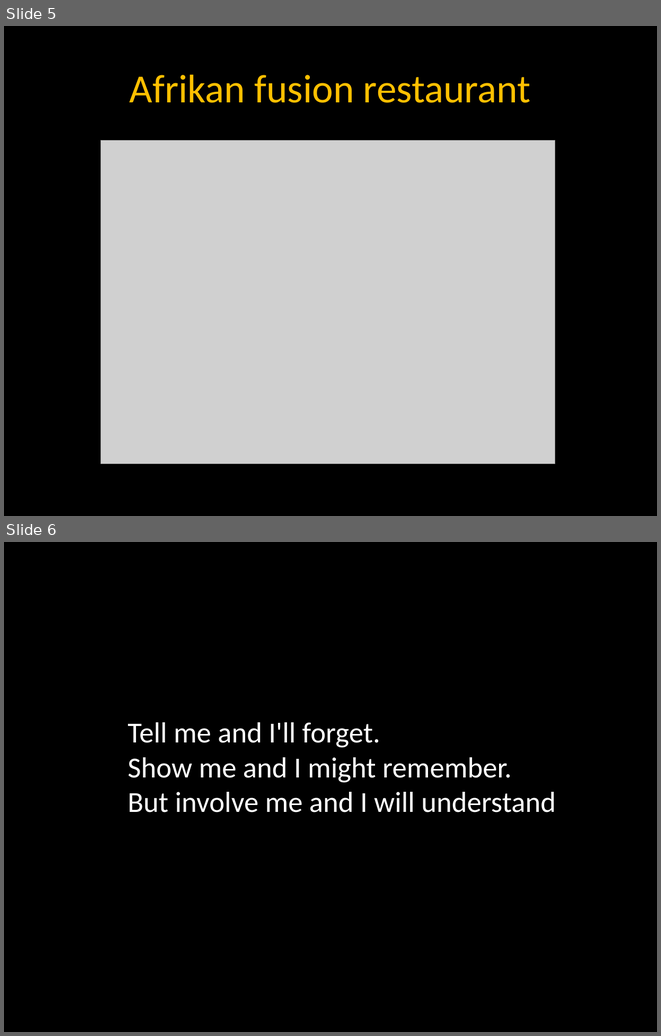
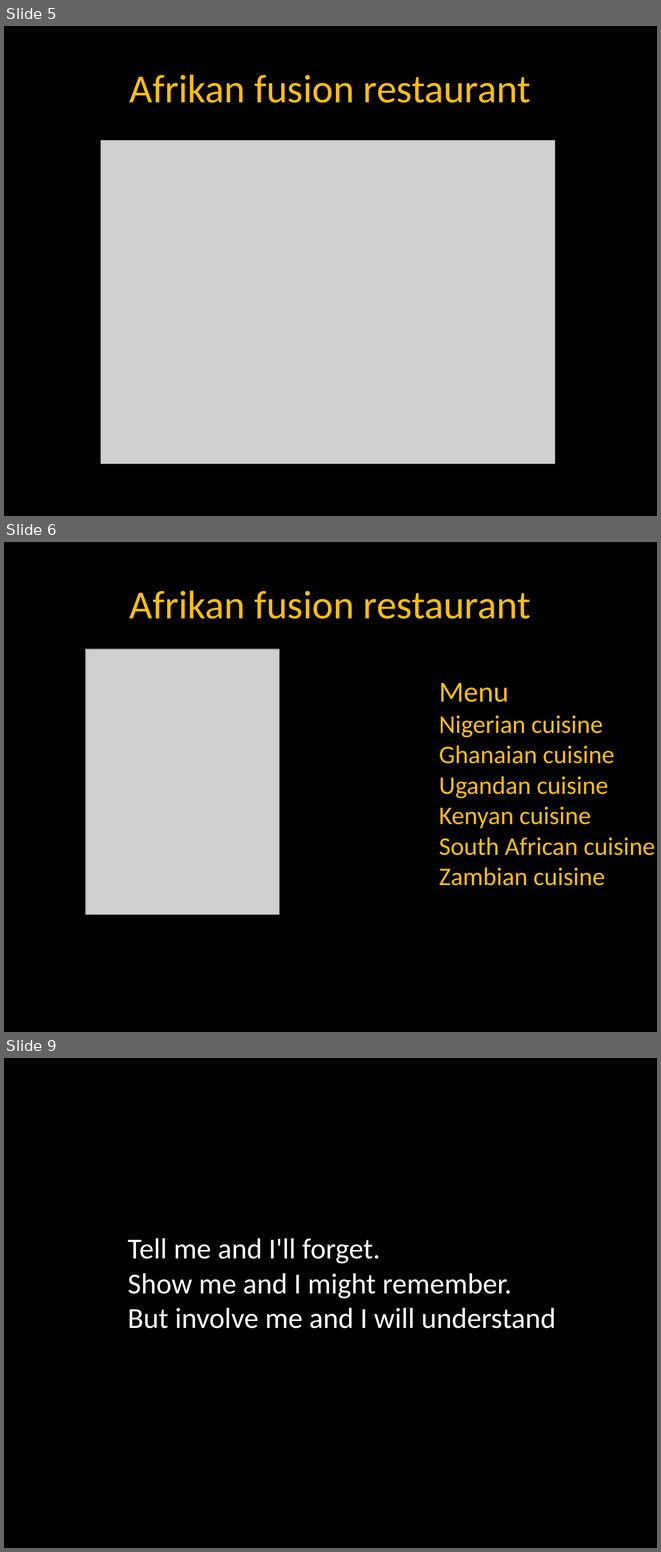
Before and after one commit to lynnUg/Duckmaze, a slide deck: CodePresentation.pptx. Shown one above the other, each under a label of ours: slides 5 and 6 before the commit, slides 5, 6 and 9 after it; the slides between them are not shown. The pictures are 661x1036 and 661x1552 pixels, drawn with LibreOffice and Linux fonts; fonts in the diff are those of the drawing; grey boxes stand for pictures. Boxes give left, top, right and bottom in pixels: in the first picture for what was removed or moved away, otherwise in the second. Text is boxed around its words. In the diff, an @@ line names an element or a change of style, - is before the commit and + after.

```diff
--- a/CodePresentation.pptx
+++ b/CodePresentation.pptx
@@ slide 6 added at <box>4,542,657,1032</box>, background #000000 @@
@@ title added at <box>130,590,531,619</box>, 44 pt, text #FFC000 @@
+Afrikan fusion restaurant
@@ picture added at <box>86,649,280,914</box> @@
@@ text added at <box>439,683,655,885</box>, 28 pt, text #FFC000 @@
+Menu
+Nigerian cuisine
+Ghanaian cuisine
+Ugandan cuisine
+Kenyan cuisine
+South African cuisine
+Zambian cuisine
@@ what was slide 6 is now slide 9 @@
```
Also in this commit, not shown: 3 other slides added.
